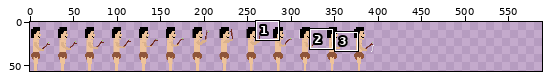
Two versions of one sprite sheet, Assets/texture/player_attack.png. The first picture is a wide view before the edit; the outline marks the close-up.
Close-up. Before:
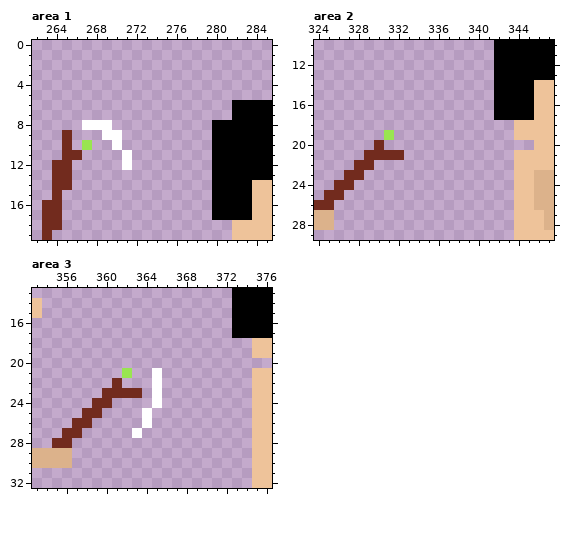
The file is 325x50 pixels. Pixels under 10% opacity are left out. Shown: area 1: x 262..285, y 0..19; area 2: x 324..347, y 10..29; area 3: x 353..376, y 13..32. The old version is drawn lined up with the new one. The commit also changed other parts of the picture, which this record leaves out.
Once edited:
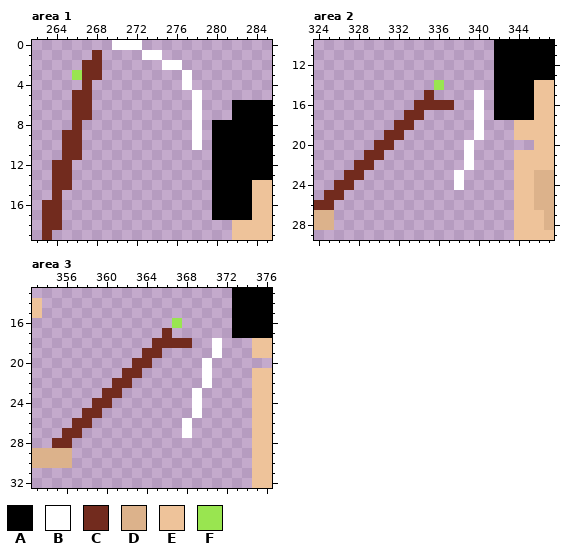
Palette (. is transparent): A #000000  B #ffffff  C #722b1e  D #dcb28b  E #eec39a  F #99e550
What changed:
canvas 325x50 -> 589x56; drawings rearranged on the sheet (the old picture shows each at its new place; 1 dropped ones are not shown)
Area 1:
The author put colour B in row 0 at x 270 to 272; in row 1 at x 273 to 274; in row 2 at x 275 to 276; in rows 3 to 4 at x 277; in rows 5 to 10 at x 278.
The author put colour C in row 1 at x 268; in rows 2 to 3 at x 267 to 268; in row 4 at x 267; in rows 5 to 7 at x 266 to 267; in rows 8 to 10 at x 266.
The author put colour F in row 3 at x 266.
Colour B is removed in row 8 at x 267 to 269; in row 9 at x 269 to 270; in row 10 at x 270; in rows 11 to 12 at x 271.
Colour F is removed in row 10 at x 267.
Area 2:
The author put colour B in rows 15 to 19 at x 340; in rows 20 to 22 at x 339; in rows 23 to 24 at x 338.
The author put colour C in row 15 at x 335; in row 16 at x 334 to 337; in row 17 at x 333 to 334; in row 18 at x 332 to 333; in row 19 at x 332; in row 20 at x 331.
Colour F becomes colour C in row 19 at x 331.
The author put colour F in row 14 at x 336.
Colour C is removed in row 21 at x 331 to 332.
Area 3:
The author put colour B in rows 18 to 19 at x 371; in rows 20 to 22 at x 370; in rows 23 to 25 at x 369; in rows 26 to 27 at x 368.
The author put colour C in row 17 at x 366; in row 18 at x 365 to 368; in row 19 at x 364 to 365; in row 20 at x 363 to 364; in row 21 at x 363; in row 22 at x 362.
Colour F becomes colour C in row 21 at x 362.
The author put colour F in row 16 at x 367.
Colour B is removed in rows 21 to 24 at x 365; in rows 25 to 26 at x 364; in row 27 at x 363.
Colour C is removed in row 23 at x 362 to 363.
Boxes around the changes in both close-ups, in picture pixels (x1, y1, x2, y2):
changed: (72, 40, 202, 170)
changed: (384, 80, 484, 190)
changed: (122, 318, 222, 438)
